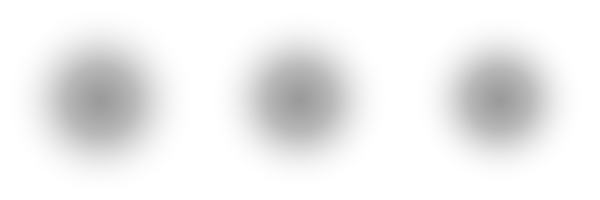
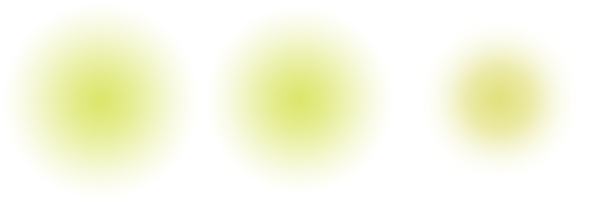
Layer changes from the first w=600, h=200 image to the second:
pixels changed over [4, 4, 573, 197] (layer not identified)
